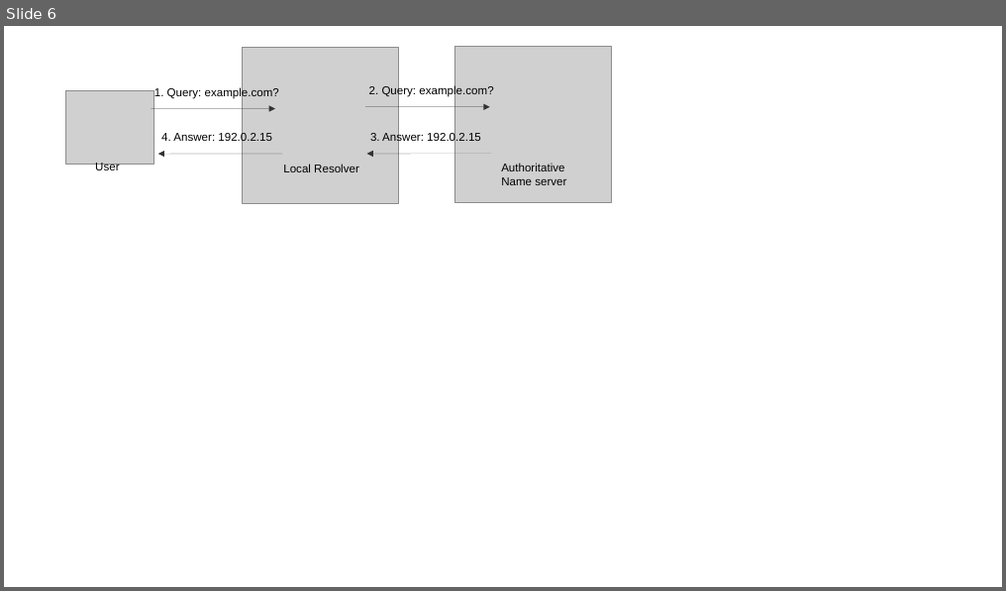
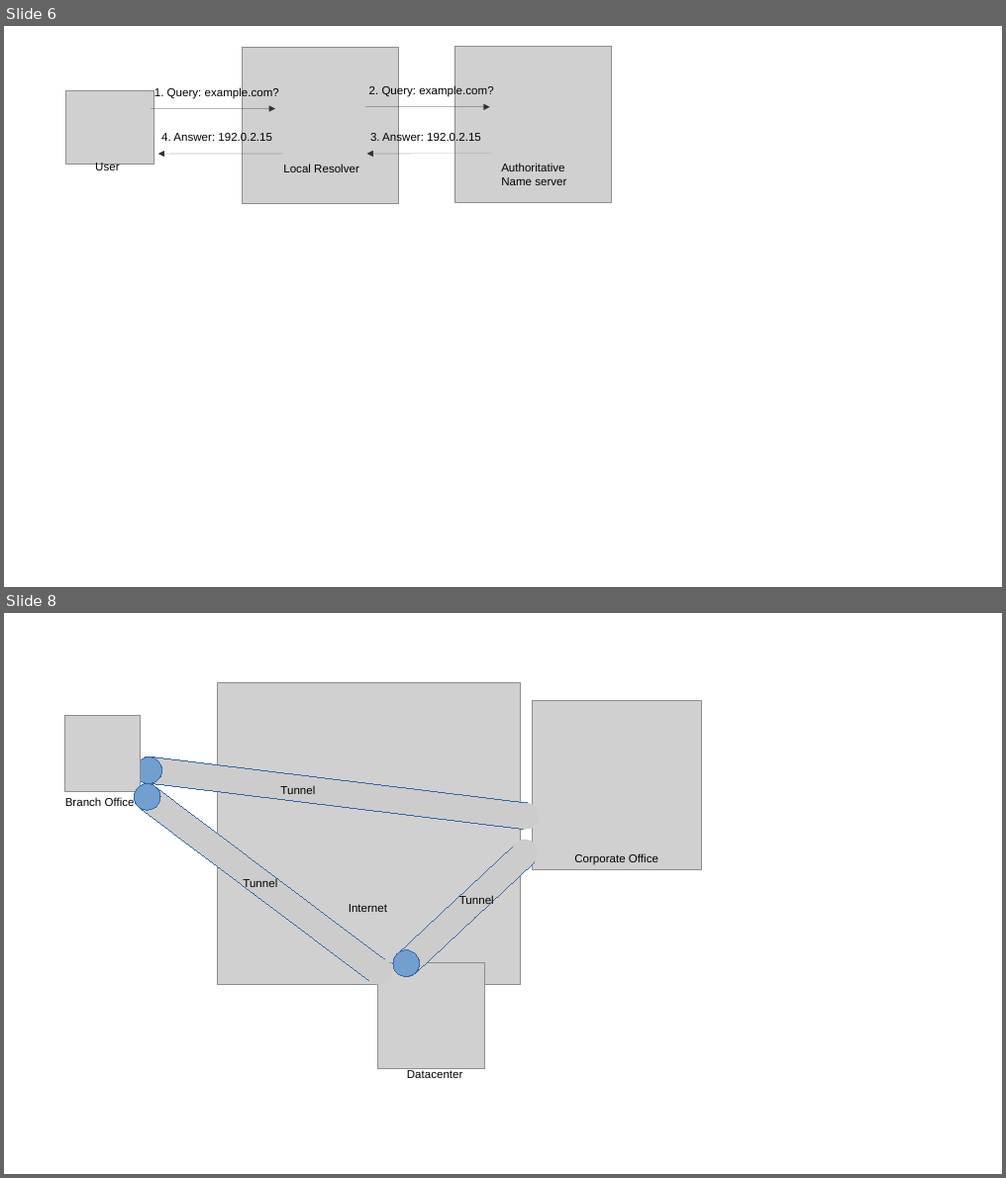
Before and after one commit to SystemsApproach/security, a slide deck: figures/SecurityFigs.odp. Shown one above the other, each under a label of ours: slide 6 before the commit, slides 6 and 8 after it; the slides between them are not shown. The pictures are 1006x591 and 1006x1178 pixels, drawn with LibreOffice and Linux fonts; fonts in the diff are those of the drawing; grey boxes stand for pictures. Boxes give left, top, right and bottom in pixels: in the first picture for what was removed or moved away, otherwise in the second. Text is boxed around its words. In the diff, an @@ line names an element or a change of style, - is before the commit and + after.

```diff
--- a/figures/SecurityFigs.odp
+++ b/figures/SecurityFigs.odp
@@ slide 8 added at (x1=4, y1=613, x2=1002, y2=1174), background #FFFFFF @@
@@ picture added at (x1=218, y1=682, x2=520, y2=985) @@
@@ picture added at (x1=533, y1=700, x2=702, y2=869) @@
@@ picture added at (x1=64, y1=716, x2=141, y2=791) @@
@@ ellipse added at (x1=136, y1=758, x2=162, y2=783), fill #729FCF, outline #3465A4 0 pt @@
@@ rectangle added at (x1=150, y1=757, x2=528, y2=829), fill #CCCCCC, outline #3465A4 0 pt @@
@@ ellipse added at (x1=135, y1=783, x2=160, y2=810), fill #729FCF, outline #3465A4 0 pt @@
@@ rectangle added at (x1=140, y1=786, x2=385, y2=980), fill #CCCCCC, outline #3465A4 0 pt @@
@@ text added at (x1=280, y1=785, x2=315, y2=794), 11 pt, text #000000 @@
+Tunnel
@@ text added at (x1=65, y1=797, x2=135, y2=806), 11 pt, text #000000 @@
+Branch Office
@@ ellipse added at (x1=512, y1=803, x2=539, y2=830), fill #CCCCCC @@
@@ rectangle added at (x1=397, y1=843, x2=535, y2=973), fill #CCCCCC, outline #3465A4 0 pt @@
@@ ellipse added at (x1=512, y1=840, x2=538, y2=866), fill #CCCCCC @@
@@ text added at (x1=243, y1=878, x2=277, y2=890), 11 pt, text #000000 @@
+Tunnel
@@ text added at (x1=574, y1=854, x2=658, y2=865), 11 pt, text #000000 @@
+Corporate Office
@@ text added at (x1=349, y1=904, x2=387, y2=912), 11 pt, text #000000 @@
+Internet
@@ text added at (x1=459, y1=895, x2=494, y2=907), 11 pt, text #000000 @@
+Tunnel
@@ ellipse added at (x1=366, y1=959, x2=392, y2=984), fill #CCCCCC @@
@@ picture added at (x1=377, y1=962, x2=484, y2=1069) @@
@@ ellipse added at (x1=393, y1=951, x2=420, y2=977), fill #729FCF, outline #3465A4 0 pt @@
@@ text added at (x1=407, y1=1070, x2=463, y2=1078), 11 pt, text #000000 @@
+Datacenter
```
Also in this commit, not shown: 2 slides changed, 1 other slide added, 1 slide removed, 3 other files.
